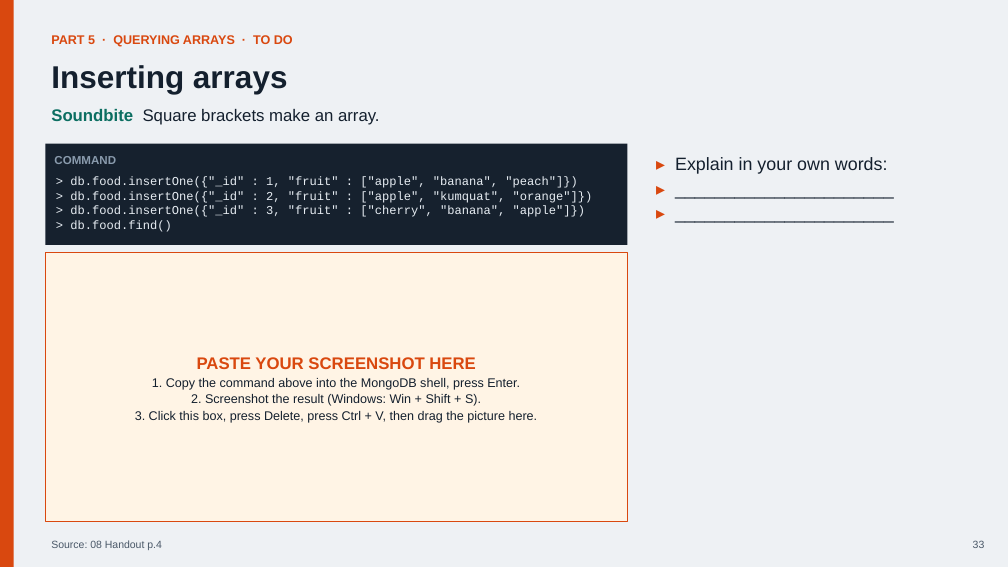
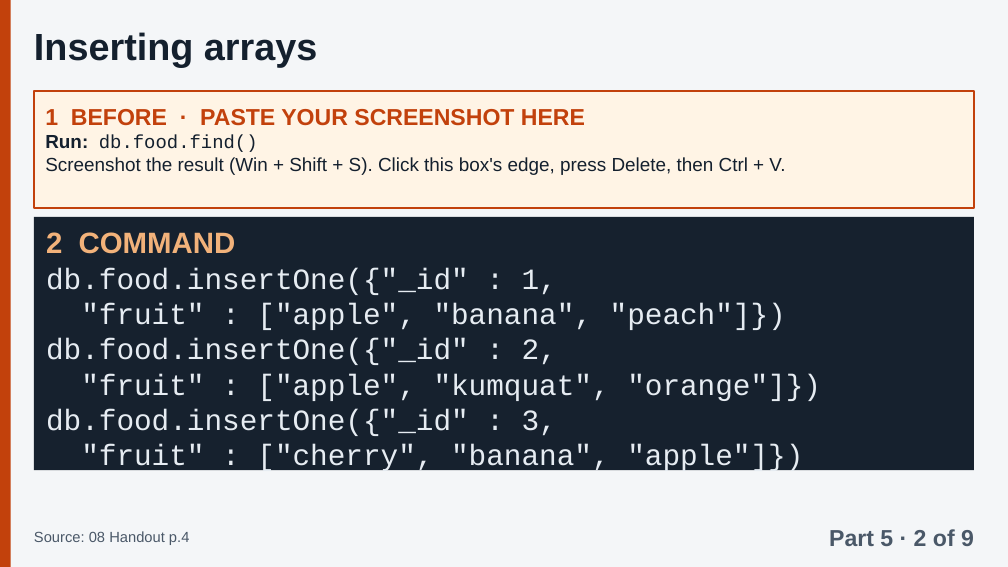
Before and after one commit to Tiredicey/ADBS, a slide deck: slide 64 of 02_GROUP_DECK/ADBS_GROUP_DECK.pptx (slide 33 before the commit). Drawn at 1008x567 pixels with LibreOffice and Linux fonts; fonts in the diff are those of the drawing. Boxes give left, top, right and bottom in pixels: in the first picture for what was removed or moved away, otherwise in the second. Text is boxed around its words. In the diff, an @@ line names an element or a change of style, - is before the commit and + after.

```diff
--- a/02_GROUP_DECK/ADBS_GROUP_DECK.pptx
+++ b/02_GROUP_DECK/ADBS_GROUP_DECK.pptx
@@ background #EEF1F4 to #F4F6F8 @@
@@ rectangle at box(0, 0, 11, 567): fill #D9480F to #C2410C @@
@@ text "Inserting arrays": place and size @@
-text "Inserting arrays" at box(51, 65, 288, 94)
+text "Inserting arrays" at box(34, 32, 317, 67)
@@ text "Inserting arrays" at box(34, 32, 317, 67): size 30 to 36 pt; line spacing 1.1 to 1 @@
@@ text removed at box(51, 34, 293, 47) @@
-PART 5 · QUERYING ARRAYS · TO DO
@@ rectangle added at box(34, 91, 974, 208), fill #FFF4E5, outline #C2410C 2 pt, 18 pt, text #14202E @@
+1 BEFORE · PASTE YOUR SCREENSHOT HERE
+Run: db.food.find()
+Screenshot the result (Win + Shift + S). Click this box's edge, press Delete, then Ctrl + V.
@@ text removed at box(51, 109, 380, 125) @@
-Soundbite Square brackets make an array.
@@ rectangle removed at box(45, 144, 628, 245) @@
@@ text removed at box(54, 156, 116, 164) @@
-COMMAND
@@ text removed at box(675, 157, 888, 174) @@
-▸ Explain in your own words:
-▸ ______________________
-▸ ______________________
@@ rectangle added at box(34, 217, 974, 470), fill #16212E @@
@@ text at box(46, 232, 821, 473): text changed; size 11.5 to 28 pt @@
-> db.food.insertOne({"_id" : 1, "fruit" : ["apple", "banana", "peach"]})
-> db.food.insertOne({"_id" : 2, "fruit" : ["apple", "kumquat", "orange"]})
-> db.food.insertOne({"_id" : 3, "fruit" : ["cherry", "banana", "apple"]})
-> db.food.find()
+2 COMMAND
+db.food.insertOne({"_id" : 1,
+"fruit" : ["apple", "banana", "peach"]})
+db.food.insertOne({"_id" : 2,
+"fruit" : ["apple", "kumquat", "orange"]})
+db.food.insertOne({"_id" : 3,
+"fruit" : ["cherry", "banana", "apple"]})
@@ rectangle removed at box(45, 253, 628, 522) @@
-PASTE YOUR SCREENSHOT HERE
-1. Copy the command above into the MongoDB shell, press Enter.
-2. Screenshot the result (Windows: Win + Shift + S).
-3. Click this box, press Delete, press Ctrl + V, then drag the picture here.
@@ text "Source: 08 Handout p.4": place and size @@
-text "Source: 08 Handout p.4" at box(51, 540, 162, 550)
+text "Source: 08 Handout p.4" at box(34, 531, 189, 545)
@@ text "Source: 08 Handout p.4" at box(34, 531, 189, 545): size 10 to 14 pt; line spacing 1.1 to 1 @@
@@ text added at box(829, 529, 974, 546), 22 pt, text #4A5868, bold @@
+Part 5 · 2 of 9
@@ text removed at box(973, 540, 985, 548) @@
-33
```
Also in this commit, not shown: 42 other slides changed, 53 slides added, 7 slides removed, 2 other files.
